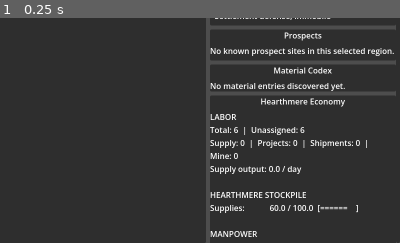
Above: before the commit, frame 1.
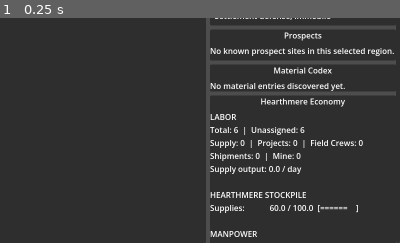
Above: after the commit, the same moment.

Repository: r3xj/axiom-prototype
Game: Godot game, scene res://scenes/Main.tscn
Same seed, same stepped clock (60 frames per second), same inputs: the game is played once before the commit and once after it.
Inputs:
- Up to frame 1 (0.25 s): no input
The pictures show only the part of the screen within x 50-100%, y 50-100%; the shares and areas given below are measured in that part.

The runs differ from the first frame. In frame 1, 0.6% of the frame differs, in the area x 52-92%, y 54-64%.

Commit message:
Account for field crew labor

Diff:
--- a/scripts/Main.gd
+++ b/scripts/Main.gd
@@ -453,6 +453,7 @@
 func _get_unassigned_labor_teams() -> int:
 	var assigned: int = (GameState.supply_production_labor_teams
 		+ ProjectSystem.get_project_labor_teams()
+		+ GameState.get_field_crew_labor_teams()
 		+ LogisticsSystem.get_shipment_labor_teams()
 		+ GameState.get_mine_worker_teams())
 	return max(0, GameState.get_total_labor_teams() - assigned)
@@ -592,14 +593,17 @@
 
 		if status == "unsurveyed":
 			var button := Button.new()
-			button.text = "Dispatch Field Crew to Survey: %s (1 labor)" % prospect["name"]
-			button.disabled = _get_unassigned_labor_teams() <= 0
+			button.text = "Dispatch Field Crew to Survey: %s (1 field crew)" % prospect["name"]
+			button.disabled = _get_unassigned_labor_teams() < GameState.FIELD_CREW_LABOR_COST
 			button.pressed.connect(ProjectSystem.start_survey_project.bind(prospect_id))
 			prospect_buttons_box.add_child(button)
 		elif status == "surveyed" and str(prospect["outcome"]) == "redglass_deposit":
 			var button := Button.new()
-			button.text = "Dispatch Field Crew to Establish Mine: %s (2d, 2 labor, 1.0 supply/h)" % prospect["name"]
-			button.disabled = _get_unassigned_labor_teams() < 2
+			button.text = "Dispatch Field Crew to Establish Mine: %s (2d, 1 field crew, 1.0 supply/h)" % prospect["name"]
+			button.disabled = (
+				not ProjectSystem.has_available_field_crew_for_site(prospect_id)
+				and _get_unassigned_labor_teams() < GameState.FIELD_CREW_LABOR_COST
+			)
 			button.pressed.connect(ProjectSystem.start_establish_mine_project.bind(prospect_id))
 			prospect_buttons_box.add_child(button)
 		elif status == "mine_operational":
@@ -666,6 +670,7 @@
 func _refresh_economy_panel() -> void:
 	var total_labor_teams: int = GameState.get_total_labor_teams()
 	var project_labor_teams: int = ProjectSystem.get_project_labor_teams()
+	var field_crew_labor_teams: int = GameState.get_field_crew_labor_teams()
 	var shipment_labor_teams: int = LogisticsSystem.get_shipment_labor_teams()
 	var mine_worker_teams: int = GameState.get_mine_worker_teams()
 	var unassigned_labor_teams: int = _get_unassigned_labor_teams()
@@ -673,8 +678,11 @@
 
 	var labor_block := "LABOR\n"
 	labor_block += "Total: %d  |  Unassigned: %d\n" % [total_labor_teams, unassigned_labor_teams]
-	labor_block += "Supply: %d  |  Projects: %d  |  Shipments: %d  |  Mine: %d\n" % [
-		GameState.supply_production_labor_teams, project_labor_teams, shipment_labor_teams, mine_worker_teams,
+	labor_block += "Supply: %d  |  Projects: %d  |  Field Crews: %d\n" % [
+		GameState.supply_production_labor_teams, project_labor_teams, field_crew_labor_teams,
+	]
+	labor_block += "Shipments: %d  |  Mine: %d\n" % [
+		shipment_labor_teams, mine_worker_teams,
 	]
 	labor_block += "Supply output: %.1f / day" % daily_supply_output
 
@@ -729,6 +737,8 @@
 	var target_id: String = str(project.get("target_id", ""))
 	var target_name: String = _get_activity_location_name(target_id)
 	var labor_text: String = _format_team_count(int(project.get("labor_teams", 0)))
+	if project_type == "survey_expedition" or project_type == "establish_mine":
+		labor_text = "field crew"
 	var remaining_hours: int = _get_project_remaining_hours(project)
 
 	if project_type == "survey_expedition":
@@ -1193,7 +1203,8 @@
 
 	var entity_id: String = StrategicMap.selected_entity_id
 	StrategicMap.remove_entity(entity_id)
-	EventBus.add_event("Field crew disbanded. Prototype note: no population or labor totals changed.")
+	GameState.release_field_crew_labor()
+	EventBus.add_event("Field crew disbanded. 1 labor team returned to the unassigned pool.")
 	_refresh_all_ui()
 
 
--- a/scripts/autoload/game_state.gd
+++ b/scripts/autoload/game_state.gd
@@ -5,12 +5,14 @@
 const ScenarioData: GDScript = preload("res://scripts/scenario_data.gd")
 const MINE_ORE_PER_HOUR: float = 0.5
 const MINE_SUPPLY_COST_PER_HOUR: float = 0.5
+const FIELD_CREW_LABOR_COST: int = 1
 
 var hearthmere: Dictionary = {}
 var prospects: Dictionary = {}
 var regions: Dictionary = {}
 var region_order: Array[String] = []
 var supply_production_labor_teams: int = 0
+var field_crew_labor_teams: int = 0
 
 func _ready() -> void:
 	hearthmere = ScenarioData.get_hearthmere_starting_values()
@@ -109,6 +111,21 @@
 	supply_production_labor_teams = teams
 	emit_signal("state_changed")
 
+
+func reserve_field_crew_labor() -> void:
+	field_crew_labor_teams += FIELD_CREW_LABOR_COST
+	emit_signal("state_changed")
+
+
+func release_field_crew_labor() -> void:
+	field_crew_labor_teams = max(0, field_crew_labor_teams - FIELD_CREW_LABOR_COST)
+	emit_signal("state_changed")
+
+
+func get_field_crew_labor_teams() -> int:
+	return field_crew_labor_teams
+
+
 func get_total_labor_teams() -> int:
 	var available_workforce := int(hearthmere["available_workforce"])
 	var labor_team_size := int(hearthmere["labor_team_size"])
--- a/scripts/autoload/logistics_system.gd
+++ b/scripts/autoload/logistics_system.gd
@@ -33,6 +33,7 @@
 func _get_unassigned_labor_teams() -> int:
 	var assigned: int = (GameState.supply_production_labor_teams
 		+ ProjectSystem.get_project_labor_teams()
+		+ GameState.get_field_crew_labor_teams()
 		+ get_shipment_labor_teams()
 		+ GameState.get_mine_worker_teams())
 	return max(0, GameState.get_total_labor_teams() - assigned)
--- a/scripts/autoload/project_system.gd
+++ b/scripts/autoload/project_system.gd
@@ -22,9 +22,18 @@
 		total += int(project["labor_teams"])
 	return total
 
+
+func has_available_field_crew_for_site(prospect_id: String) -> bool:
+	if not StrategicMap.pois.has(prospect_id):
+		return false
+	var target_position: Vector2 = StrategicMap.get_poi_world_position(prospect_id)
+	return not _find_available_field_crew_for_site(prospect_id, target_position).is_empty()
+
+
 func _get_unassigned_labor_teams() -> int:
 	var assigned: int = (GameState.supply_production_labor_teams
 		+ get_project_labor_teams()
+		+ GameState.get_field_crew_labor_teams()
 		+ LogisticsSystem.get_shipment_labor_teams()
 		+ GameState.get_mine_worker_teams())
 	return max(0, GameState.get_total_labor_teams() - assigned)
@@ -33,8 +42,8 @@
 	if not GameState.prospects.has(prospect_id):
 		return
 
-	if _get_unassigned_labor_teams() <= 0:
-		EventBus.add_event("No unassigned labor team is available for survey work.")
+	if _get_unassigned_labor_teams() < GameState.FIELD_CREW_LABOR_COST:
+		EventBus.add_event("No unassigned labor team is available to form a field crew.")
 		emit_signal("state_changed")
 		return
 
@@ -50,11 +59,13 @@
 	var entity_id: String = "field_crew_survey_%s_%d" % [prospect_id, SimClock.game_hour]
 	var source_position: Vector2 = StrategicMap.get_poi_world_position("hearthmere")
 	var destination_position: Vector2 = StrategicMap.get_poi_world_position(prospect_id)
+	GameState.reserve_field_crew_labor()
 	StrategicMap.create_entity(entity_id, "Field Crew: %s Survey" % str(prospect["name"]), "field_crew", source_position)
 	var path_assigned: bool = StrategicMap.command_entity_to_world_position(entity_id, destination_position)
 	var path_debug: Dictionary = StrategicMap.get_path_debug_summary(entity_id, destination_position)
 	if not path_assigned:
 		StrategicMap.remove_entity(entity_id)
+		GameState.release_field_crew_labor()
 		EventBus.add_event("Cannot survey %s: no valid expedition path (%s)." % [
 			str(prospect["name"]),
 			str(path_debug.get("reason", "unknown")),
@@ -81,7 +92,7 @@
 		"title": "Field Crew Survey: %s" % prospect["name"],
 		"remaining_hours": estimated_hours,
 		"total_hours": estimated_hours,
-		"labor_teams": 1,
+		"labor_teams": 0,
 		"uses_strategic_entity": true,
 	}
 	active_projects.append(project)
@@ -104,11 +115,6 @@
 		return
 
 	if prospect["outcome"] != "redglass_deposit":
-		return
-
-	if _get_unassigned_labor_teams() < 2:
-		EventBus.add_event("Not enough labor available to establish a mine.")
-		emit_signal("state_changed")
 		return
 
 	if not StrategicMap.pois.has(prospect_id):
@@ -129,8 +135,13 @@
 		StrategicMap.set_entity_display_name(entity_id, "Field Crew: %s Mine" % str(prospect["name"]))
 		EventBus.add_event("[DEBUG] Reusing idle field crew for mine work: %s." % str(prospect["name"]))
 	else:
+		if _get_unassigned_labor_teams() < GameState.FIELD_CREW_LABOR_COST:
+			EventBus.add_event("No unassigned labor team is available to form a field crew.")
+			emit_signal("state_changed")
+			return
 		entity_id = "field_crew_mine_%s_%d" % [prospect_id, SimClock.game_hour]
 		var source_position: Vector2 = StrategicMap.get_poi_world_position("hearthmere")
+		GameState.reserve_field_crew_labor()
 		StrategicMap.create_entity(entity_id, "Field Crew: %s Mine" % str(prospect["name"]), "field_crew", source_position)
 
 	StrategicMap.set_entity_metadata(entity_id, {
@@ -153,6 +164,7 @@
 				StrategicMap.set_entity_metadata(entity_id, previous_entity_metadata)
 			else:
 				StrategicMap.remove_entity(entity_id)
+				GameState.release_field_crew_labor()
 			EventBus.add_event("Cannot establish mine at %s: no valid field crew path (%s)." % [
 				str(prospect["name"]),
 				str(path_debug.get("reason", "unknown")),
@@ -182,7 +194,7 @@
 		"title": "Field Crew Mine: %s" % prospect["name"] if uses_strategic_entity else "Building Mine: %s" % str(prospect["name"]),
 		"remaining_hours": estimated_hours if uses_strategic_entity else ESTABLISH_MINE_HOURS,
 		"total_hours": estimated_hours if uses_strategic_entity else ESTABLISH_MINE_HOURS,
-		"labor_teams": 2,
+		"labor_teams": 0,
 		"hourly_supply_cost": 1.0,
 		"supply_source": "hearthmere",
 		"last_stall_log_hour": -999,
@@ -286,6 +298,7 @@
 func _start_on_site_survey_work(project_index: int, project: Dictionary, prospect_id: String) -> void:
 	if not GameState.prospects.has(prospect_id):
 		StrategicMap.remove_entity(str(project.get("entity_id", "")))
+		GameState.release_field_crew_labor()
 		active_projects.remove_at(project_index)
 		EventBus.add_event("Survey expedition arrived, but prospect no longer exists: %s." % prospect_id)
 		return
@@ -308,6 +321,7 @@
 func _start_on_site_mine_work(project_index: int, project: Dictionary, prospect_id: String) -> void:
 	if not GameState.prospects.has(prospect_id):
 		StrategicMap.remove_entity(str(project.get("entity_id", "")))
+		GameState.release_field_crew_labor()
 		active_projects.remove_at(project_index)
 		EventBus.add_event("Field crew arrived for mine work, but prospect no longer exists: %s." % prospect_id)
 		return
